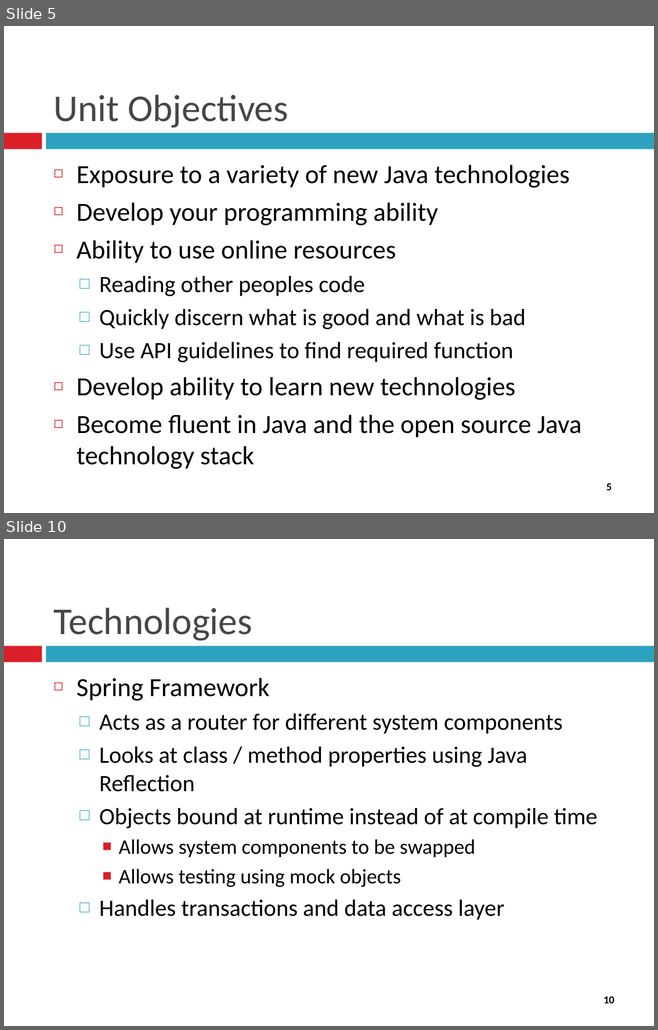
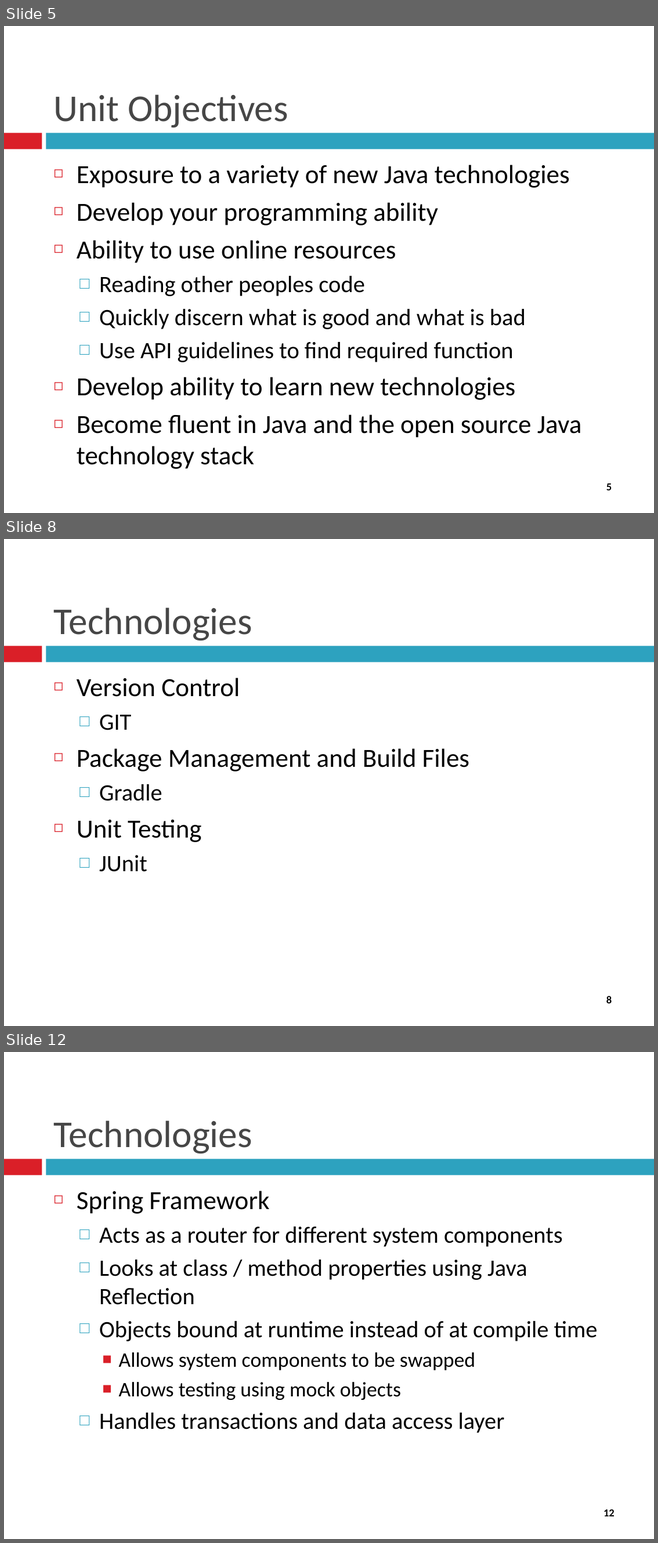
Before and after one commit to gareththomasnz/JAVAEE_Asst2, a slide deck: Documents/Week 1/EnterpriseJava1.pptx. Shown one above the other, each under a label of ours: slides 5 and 10 before the commit, slides 5, 8 and 12 after it; the slides between them are not shown. The pictures are 658x1030 and 658x1543 pixels, drawn with LibreOffice and Linux fonts; fonts in the diff are those of the drawing. Boxes give left, top, right and bottom in pixels: in the first picture for what was removed or moved away, otherwise in the second. Text is boxed around its words. In the diff, an @@ line names an element or a change of style, - is before the commit and + after.

```diff
--- a/Documents/Week 1/EnterpriseJava1.pptx
+++ b/Documents/Week 1/EnterpriseJava1.pptx
@@ slide 8 added at box(4, 539, 654, 1026), background #FFFFFF; not listed: 3 template elements that a slide beside it also shows @@
@@ title added at box(54, 607, 252, 641), 42 pt, text #464646 @@
+Technologies
@@ text added at box(76, 678, 469, 872), 29 pt, text #000000 @@
+◻ Version Control
+  □ GIT
+◻ Package Management and Build Files
+  □ Gradle
+◻ Unit Testing
+  □ JUnit
@@ what was slide 10 is now slide 12 @@
@@ page number at box(603, 1510, 614, 1517): text changed @@
-10
+12
```
Also in this commit, not shown: 5 slides changed, 2 other slides added, 1 slide removed, 20 other files.
